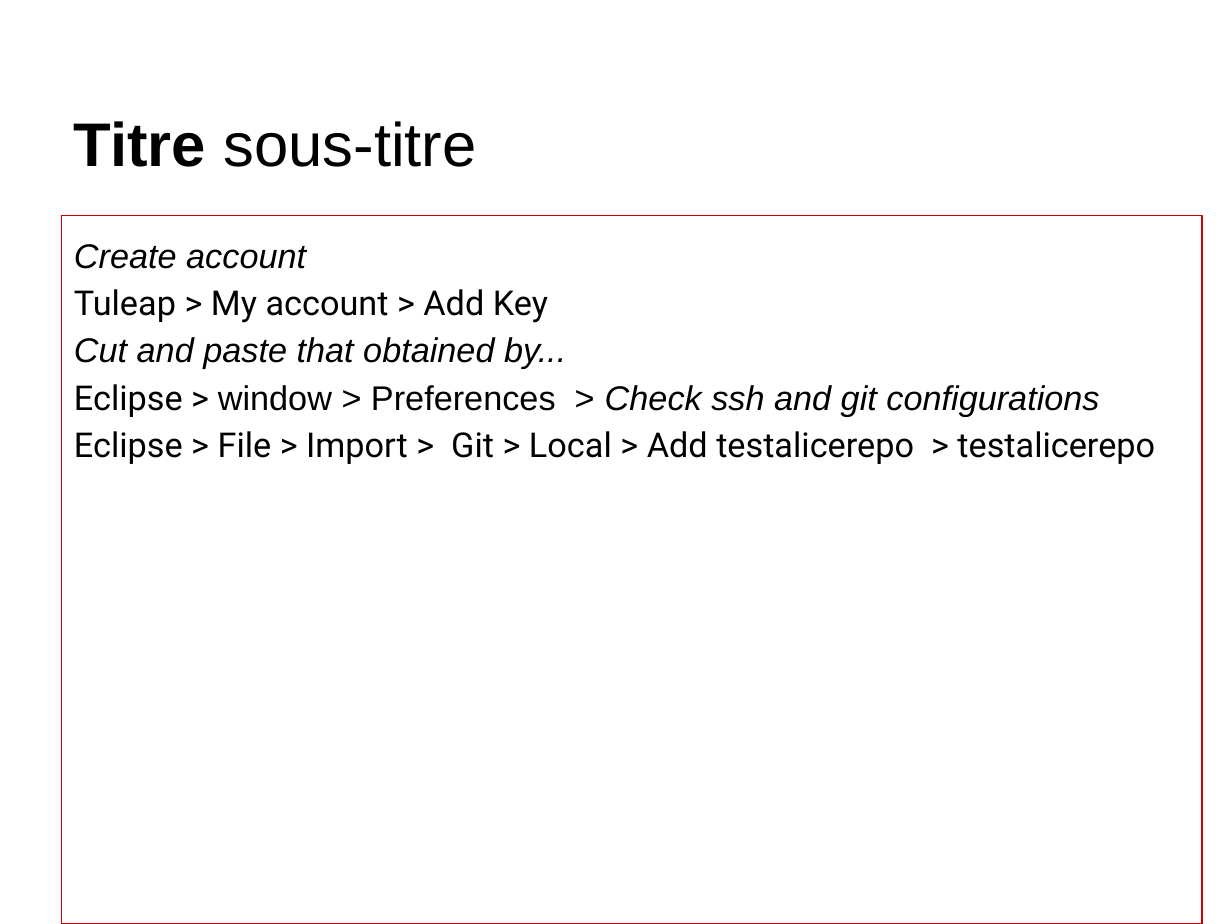
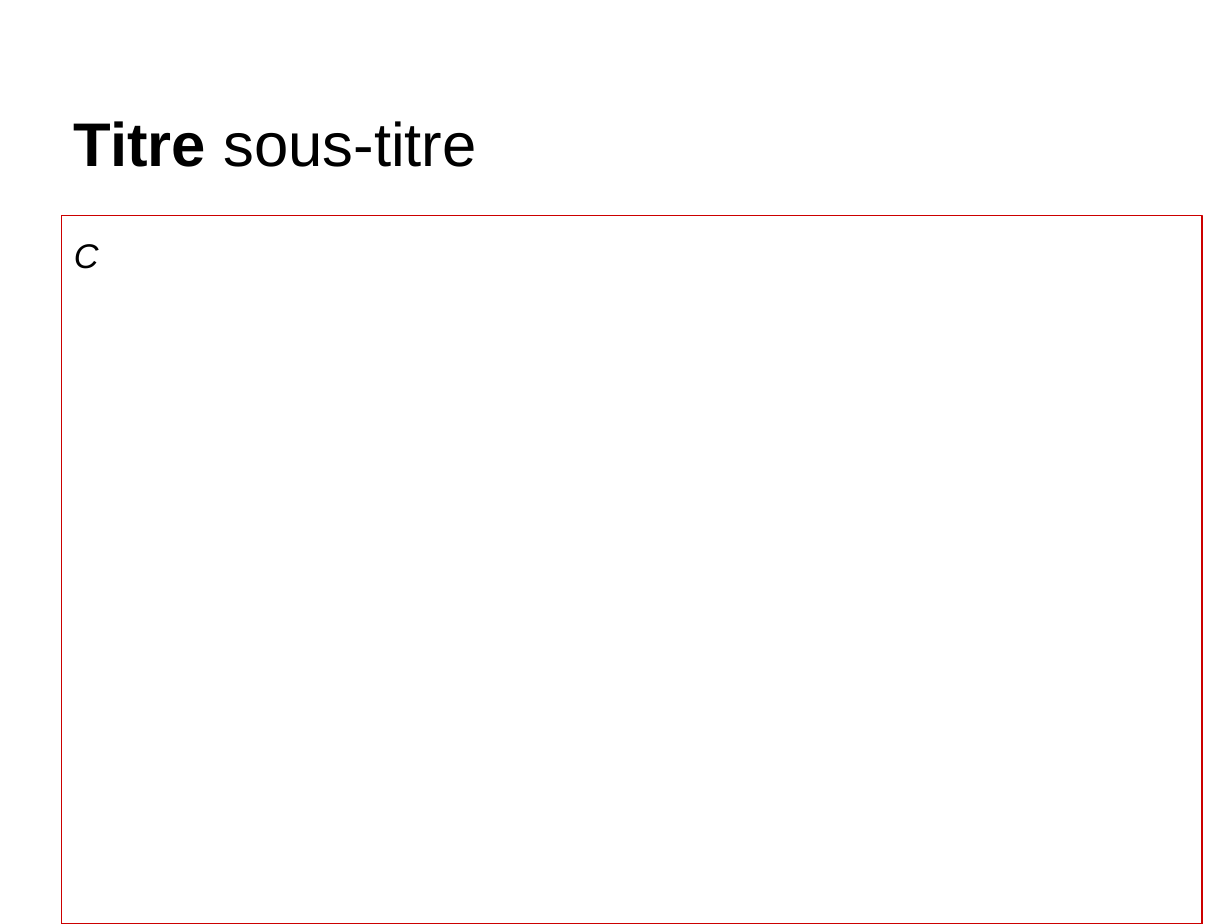
Before and after one commit to chihebguelmami2017/GL_DL, a slide deck: slide 7 of PresentationTemplatef.odp (slide 6 before the commit). Drawn at 1232x924 pixels with LibreOffice and Linux fonts; fonts in the diff are those of the drawing. Boxes give left, top, right and bottom in pixels: in the first picture for what was removed or moved away, otherwise in the second. Text is boxed around its words. In the diff, an @@ line names an element or a change of style, - is before the commit and + after.

Commit message:
update

```diff
--- a/PresentationTemplatef.odp
+++ b/PresentationTemplatef.odp
@@ text at box(74, 244, 99, 269): text changed; font Roboto to Arial; italic on @@
-Create account
-Tuleap > My account > Add Key
-Cut and paste that obtained by...
-Eclipse > window > Preferences > Check ssh and git configurations
-Eclipse > File > Import > Git > Local > Add testalicerepo > testalicerepo
+C
```
Also in this commit, not shown: 3 other slides changed, 3 slides added, 1 slide removed.
